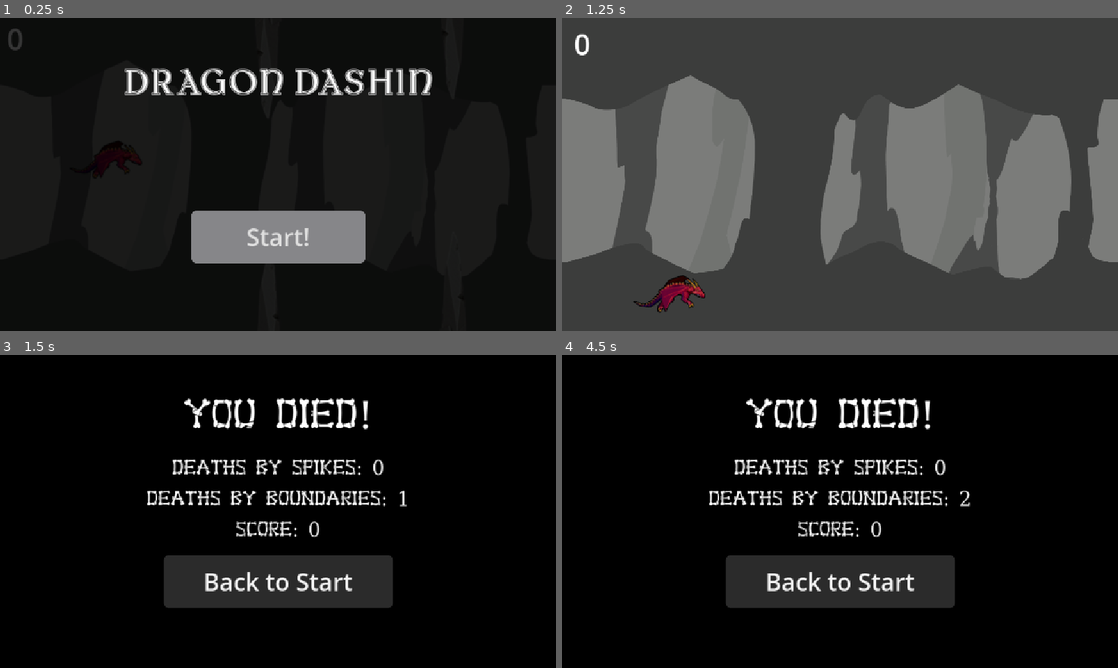
Above: before the commit, frames 1-4 (two rows, left to right).
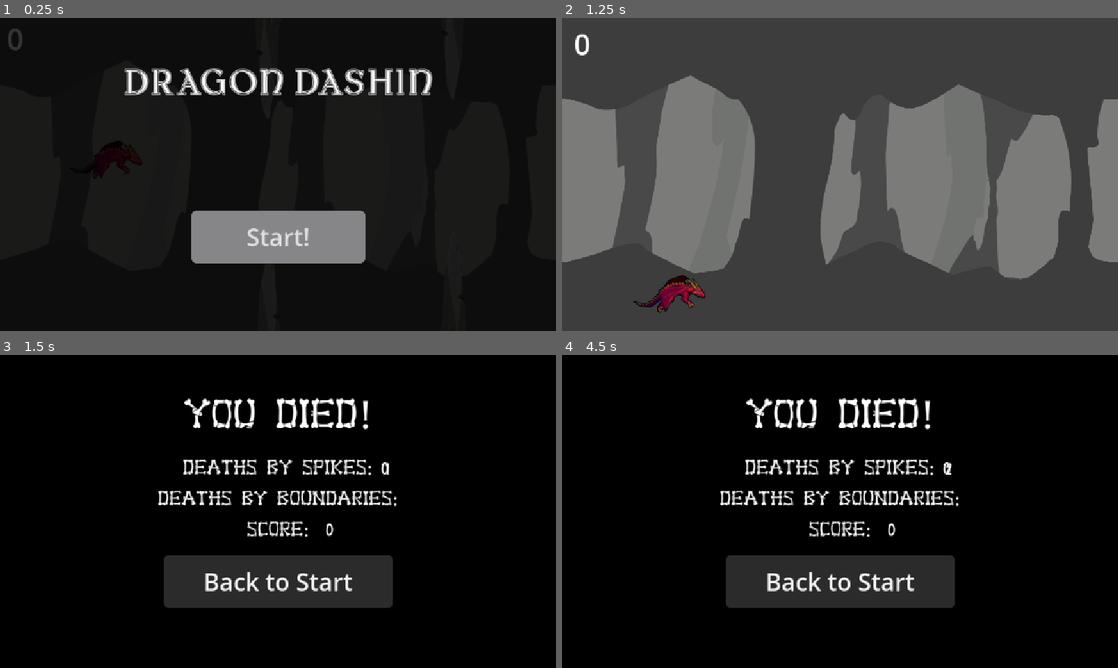
Above: after the commit, the same moments.

Repository: savagerunderscorelex/flappy-game
Game: Godot game, scene res://scenes/main_menu.tscn
Two runs of this game, one before a commit and one after it. Both use one fixed random seed, a clock stepped at 60 frames per second and the inputs below.
Inputs:
- Up to frame 1 (0.25 s): no input
- Up to frame 2 (1.25 s): click "Start!" at 0.5 s
- Up to frame 3 (1.5 s): tap Enter at 1.25 s
- Up to frame 4 (4.5 s): tap Space at 2 s; click "Back to Start" at 2.75 s; click "Start!" at 3.5 s

Frames 1-2 are identical in both runs. In frame 3, 3.0% of the frame differs, in the area x 26-74%, y 33-59%; in frame 4, 3.0%.

Commit message:
changed the font of the death screen vars to maybe get rid of the encoding problem, added zip file number 6

Diff:
--- a/flappy-game/scenes/death_screen.tscn
+++ b/flappy-game/scenes/death_screen.tscn
@@ -1,7 +1,8 @@
-[gd_scene load_steps=6 format=3 uid="uid://dmc3widmujs72"]
+[gd_scene load_steps=7 format=3 uid="uid://dmc3widmujs72"]
 
 [ext_resource type="Script" uid="uid://kcpp8ma6weuf" path="res://scripts/death_screen.gd" id="1_dwo6e"]
 [ext_resource type="FontFile" uid="uid://ykr0txtqtppj" path="res://assets/BONEAPA.TTF" id="2_mqh5l"]
+[ext_resource type="FontFile" uid="uid://uyct0yw37wh6" path="res://assets/Sweet Toffee.ttf" id="3_mqh5l"]
 
 [sub_resource type="StyleBoxFlat" id="StyleBoxFlat_7ns25"]
 bg_color = Color(0, 0, 0, 1)
@@ -34,6 +35,7 @@
 offset_right = 1152.0
 offset_bottom = 648.0
 theme_override_styles/panel = SubResource("StyleBoxFlat_7ns25")
+metadata/_edit_use_anchors_ = true
 
 [node name="Button" type="Button" parent="."]
 layout_mode = 1
@@ -70,7 +72,7 @@
 theme_override_font_sizes/font_size = 80
 text = "you died!"
 
-[node name="Deathsbyspikes" type="Label" parent="."]
+[node name="Deathsbyspikeslabel" type="Label" parent="."]
 layout_mode = 1
 anchors_preset = 8
 anchor_left = 0.5
@@ -85,11 +87,11 @@
 grow_vertical = 2
 theme_override_fonts/font = ExtResource("2_mqh5l")
 theme_override_font_sizes/font_size = 40
-text = "placeholder"
+text = "deaths by spikes:"
 horizontal_alignment = 1
 vertical_alignment = 1
 
-[node name="Deathsbyboundaries" type="Label" parent="."]
+[node name="Deathsbyboundarieslabel" type="Label" parent="."]
 layout_mode = 1
 anchors_preset = 8
 anchor_left = 0.5
@@ -104,11 +106,11 @@
 grow_vertical = 2
 theme_override_fonts/font = ExtResource("2_mqh5l")
 theme_override_font_sizes/font_size = 40
-text = "placeholder"
+text = "deaths by boundaries:"
 horizontal_alignment = 1
 vertical_alignment = 1
 
-[node name="Score" type="Label" parent="."]
+[node name="Scorelabel" type="Label" parent="."]
 layout_mode = 1
 anchors_preset = 8
 anchor_left = 0.5
@@ -123,7 +125,40 @@
 grow_vertical = 2
 theme_override_fonts/font = ExtResource("2_mqh5l")
 theme_override_font_sizes/font_size = 40
-text = "placeholder"
+text = "score:"
+horizontal_alignment = 1
+vertical_alignment = 1
+
+[node name="Deathsbyboundariesvar" type="RichTextLabel" parent="."]
+layout_mode = 0
+offset_left = 764.0
+offset_top = 205.0
+offset_right = 839.0
+offset_bottom = 266.0
+theme_override_fonts/normal_font = ExtResource("3_mqh5l")
+theme_override_font_sizes/normal_font_size = 40
+horizontal_alignment = 1
+vertical_alignment = 1
+
+[node name="Deathsbyspikesvar" type="RichTextLabel" parent="."]
+layout_mode = 0
+offset_left = 746.0
+offset_top = 197.0
+offset_right = 850.0
+offset_bottom = 273.0
+theme_override_fonts/normal_font = ExtResource("3_mqh5l")
+theme_override_font_sizes/normal_font_size = 40
+horizontal_alignment = 1
+vertical_alignment = 1
+
+[node name="Scorevar" type="RichTextLabel" parent="."]
+layout_mode = 0
+offset_left = 638.0
+offset_top = 320.0
+offset_right = 727.0
+offset_bottom = 404.0
+theme_override_fonts/normal_font = ExtResource("3_mqh5l")
+theme_override_font_sizes/normal_font_size = 40
 horizontal_alignment = 1
 vertical_alignment = 1
 
--- a/flappy-game/scripts/death_screen.gd
+++ b/flappy-game/scripts/death_screen.gd
@@ -4,6 +4,6 @@
 	get_tree().change_scene_to_file("res://scenes/main_menu.tscn")
 
 func _enter_tree() -> void:
-	$Deathsbyboundaries.text = "deaths by boundaries: %s" %[str(Autoload.deathsByBoundaries)]
-	$Deathsbyspikes.text = "deaths by spikes: %s" %[str(Autoload.deathsBySpikes)]
-	$Score.text = "score: %s" %[str(Autoload.score)]
+	$Deathsbyboundariesvar.text = "%s" %[str(Autoload.deathsByBoundaries)]
+	$Deathsbyspikesvar.text = "%s" %[str(Autoload.deathsBySpikes)]
+	$Scorevar.text = "%s" %[str(Autoload.score)]
Binary file added: flappy-game/assets/Sweet Toffee.ttf
Not shown, added: flappy-game/assets/Sweet Toffee.ttf.import
Not shown, changed: flappy-game/export_presets.cfg
Not shown, changed: dragon-dashin-exporto-cinco.zip
Not shown, added: dragon-dashin-exporto-seis.zip
Not shown, removed: dragon-dashin-exporto/flappy-game.apple-touch-icon.png
Not shown, removed: dragon-dashin-exporto/flappy-game.audio.position.worklet.js
Not shown, removed: dragon-dashin-exporto/flappy-game.audio.worklet.js
Not shown, removed: dragon-dashin-exporto/flappy-game.icon.png
Not shown, removed: dragon-dashin-exporto/flappy-game.js
Not shown, removed: dragon-dashin-exporto/flappy-game.pck
Not shown, removed: dragon-dashin-exporto/flappy-game.png
(and 10 more such lines)
